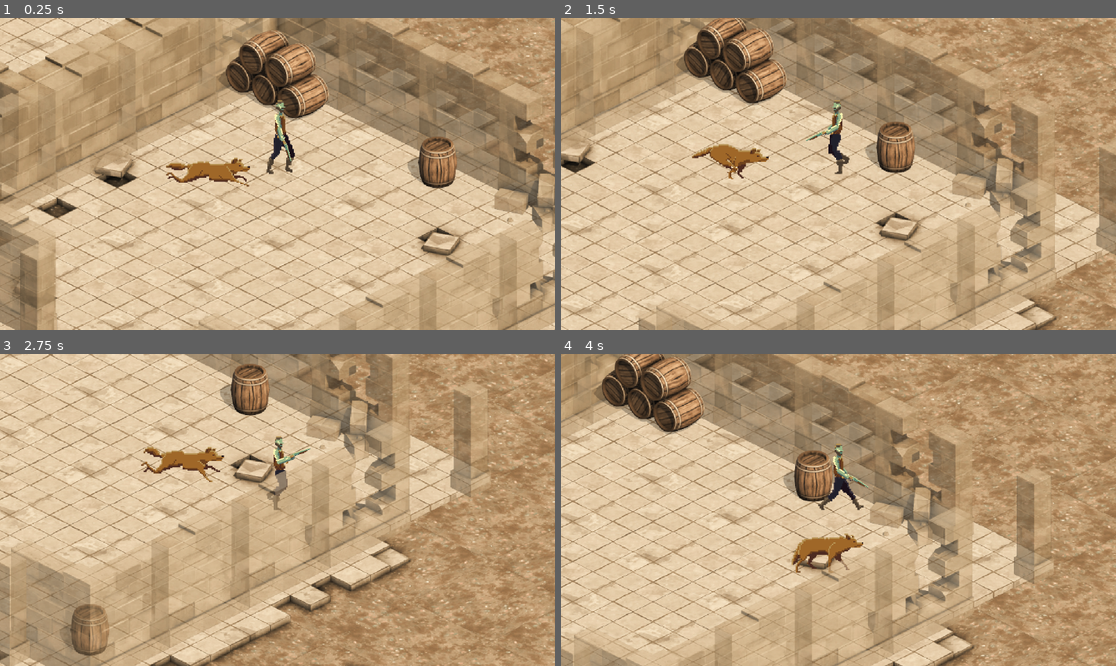
Above: before the commit, frames 1-4 (two rows, left to right).
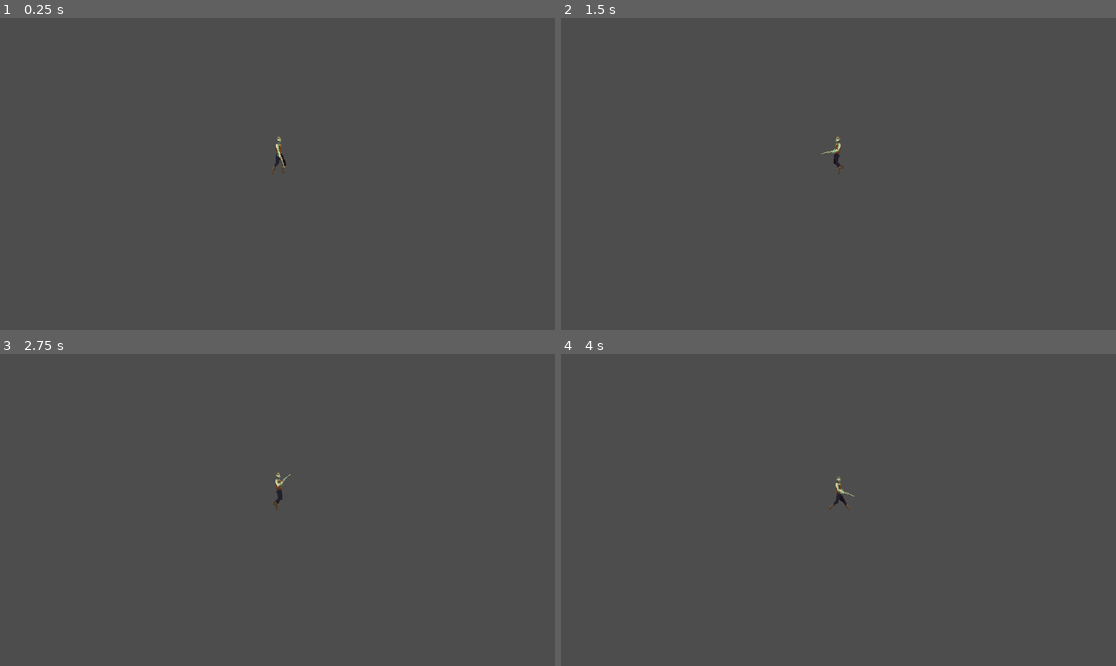
Above: after the commit, the same moments.

Repository: Bienestar-Games/bienestar_games
Game: Godot game, scene res://scenes/main/main.tscn
Same seed, same stepped clock (60 frames per second), same inputs: the game is played once before the commit and once after it.
Inputs (mouse positions are in pixels of both pictures, inside the frame that each line leads up to):
- Up to frame 1 (0.25 s): no input
- Up to frame 2 (1.5 s): move the mouse to (960, 158) at 0.52 s; hold D (right) 0.53-1.28 s; click (960, 158) at 0.6 s; move the mouse to (727, 189) at 1.27 s; hold S (down) from 1.28 s (still down); click (727, 189) at 1.35 s
- Up to frame 3 (2.75 s): move the mouse to (333, 441) at 2.02 s; release S (down) at 2.03 s; hold D (right) from 2.03 s (still down); click (333, 441) at 2.1 s
- Up to frame 4 (4 s): move the mouse to (810, 572) at 2.77 s; release D (right) at 2.78 s; hold W (up) 2.78-3.53 s; click (810, 572) at 2.85 s; move the mouse to (1005, 556) at 3.52 s; hold A (left) from 3.53 s (still down); click (1005, 556) at 3.6 s

The runs differ from the first frame. In frame 1, 100% of the frame differs, in the area x 0-100%, y 0-100%; in frame 2, 100%; in frame 3, 100%; in frame 4, 100%.

Commit message:
feat: integrate shelter map and player into main scene (#38)
- main.tscn: replaces pueblo_viejo with shelter.tscn; adds Player instance
  at position (320, 320); attaches main.gd script
- main.gd: connects Events.run_ended; placeholder for B12/B36 screen loading
- project.godot: run/main_scene now points to main.tscn (uid://bnpugrgd547nj)

Pending for full integration (other team members):
  WaveManager must emit Events.wave_ended when all enemies die (B08)
  Barrier scene must be placed in shelter.tscn (B04/B16)
  ExtractionZone must be placed in shelter map
  HUD must be added to main.tscn (B10/B11)

Co-Authored-By: Claude Sonnet 4.6 <noreply@anthropic.com>

Diff:
--- /dev/null
+++ b/game/scenes/main/main.gd
@@ -0,0 +1,8 @@
+extends Node2D
+
+func _ready() -> void:
+	Events.run_ended.connect(_on_run_ended)
+
+func _on_run_ended(extracted: bool) -> void:
+	# TODO B36: load results screen / B12: load death screen depending on extracted
+	print("Run ended — extracted: ", extracted)
--- a/game/scenes/main/main.tscn
+++ b/game/scenes/main/main.tscn
@@ -1,7 +1,13 @@
 [gd_scene format=3 uid="uid://bnpugrgd547nj"]
 
-[ext_resource type="PackedScene" uid="uid://bfjny0gf5bx4r" path="res://maps/pueblo_viejo.tscn" id="1_hyk8p"]
+[ext_resource type="Script" path="res://scenes/main/main.gd" id="1_main"]
+[ext_resource type="PackedScene" uid="uid://c4smparqxu5uu" path="res://scenes/maps/shelter/shelter.tscn" id="2_shelter"]
+[ext_resource type="PackedScene" uid="uid://wsbq46vhfxa7" path="res://entities/player/Player.tscn" id="3_player"]
 
 [node name="Main" type="Node2D" unique_id=1926789006]
+script = ExtResource("1_main")
 
-[node name="PuebloViejo" parent="." unique_id=297036221 instance=ExtResource("1_hyk8p")]
+[node name="Shelter" parent="." instance=ExtResource("2_shelter")]
+
+[node name="Player" parent="." instance=ExtResource("3_player")]
+position = Vector2(320, 320)
